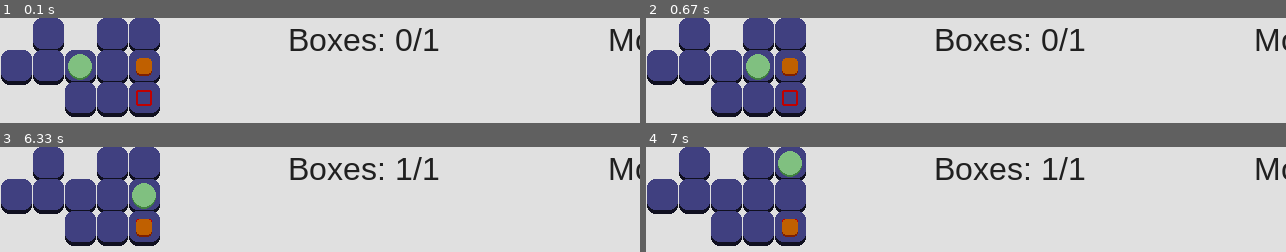
Above: before the commit, frames 1-4 (two rows, left to right).
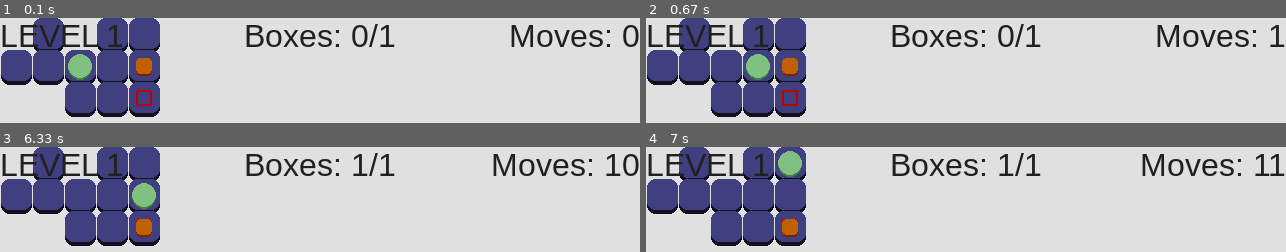
Above: after the commit, the same moments.

Repository: JasonNumberThirteen/pygameSokoban
Game: pygame game, started from sokoban.py
Two runs of this game, one before a commit and one after it. Both use one fixed random seed, a clock stepped at 60 frames per second and the inputs below.
Inputs:
- Up to frame 1 (0.1 s): no input
- Up to frame 2 (0.67 s): hold D from 0.33 s (still down)
- Up to frame 3 (6.33 s): release D at 0.8 s; hold D 0.83-1.3 s; hold A 1.33-1.87 s; hold S 1.9-2.2 s; hold W 2.23-2.6 s; hold D 2.63-3.27 s; hold W 3.8-4.1 s; hold D 4.13-4.6 s; hold S 4.63-4.93 s; hold A 5.63-6.1 s; hold D from 6.13 s (still down)
- Up to frame 4 (7 s): release D at 6.6 s; hold W 6.63-6.93 s

The runs differ from the first frame. In frame 1, 6.3% of the frame differs, in the area x 0-100%, y 5-32%; in frame 2, 6.2%; in frame 3, 6.3%; in frame 4, 6.1%.

Commit message:
Fix UI texts

Diff:
--- a/game_manager.py
+++ b/game_manager.py
@@ -5,6 +5,7 @@
 		self.level = level.Level(self, "level1.csv", 1)
 		self.ui = ui
 
+		self.ui.level_counter.set_text("LEVEL " + str(self.level.number))
 		self.ui.update_moves_counter(self.level.player.moves)
 		self.ui.update_boxes_counter(self.level)
 
--- a/game_ui.py
+++ b/game_ui.py
@@ -15,9 +15,9 @@
 	def update_moves_counter(self, moves):
 		self.moves_counter.set_text("Moves: " + str(moves))
 
-		self.moves_counter.rect.right = constants.GAME_WIDTH - 32
+		self.moves_counter.rect.right = constants.GAME_WIDTH
 
 	def update_boxes_counter(self, level):
 		self.boxes_counter.set_text("Boxes: " + str(level.inserted_boxes()) + "/" + str(len(level.boxes)))
 
-		self.boxes_counter.rect.right = constants.GAME_WIDTH // 2 - 32
+		self.boxes_counter.rect = self.boxes_counter.render.get_rect(centerx=constants.GAME_WIDTH // 2)
--- a/text.py
+++ b/text.py
@@ -6,14 +6,11 @@
 
 		self.set_color(color)
 		self.set_text(text)
-
-		self.rect = self.render.get_rect()
-
 		self.set_position(x, y)
 
 	def set_text(self, text):
 		self.render = self.font.render(text, True, self.color)
-
+		self.rect = self.render.get_rect()
 
 	def set_position(self, x, y):
 		self.rect.x = x
